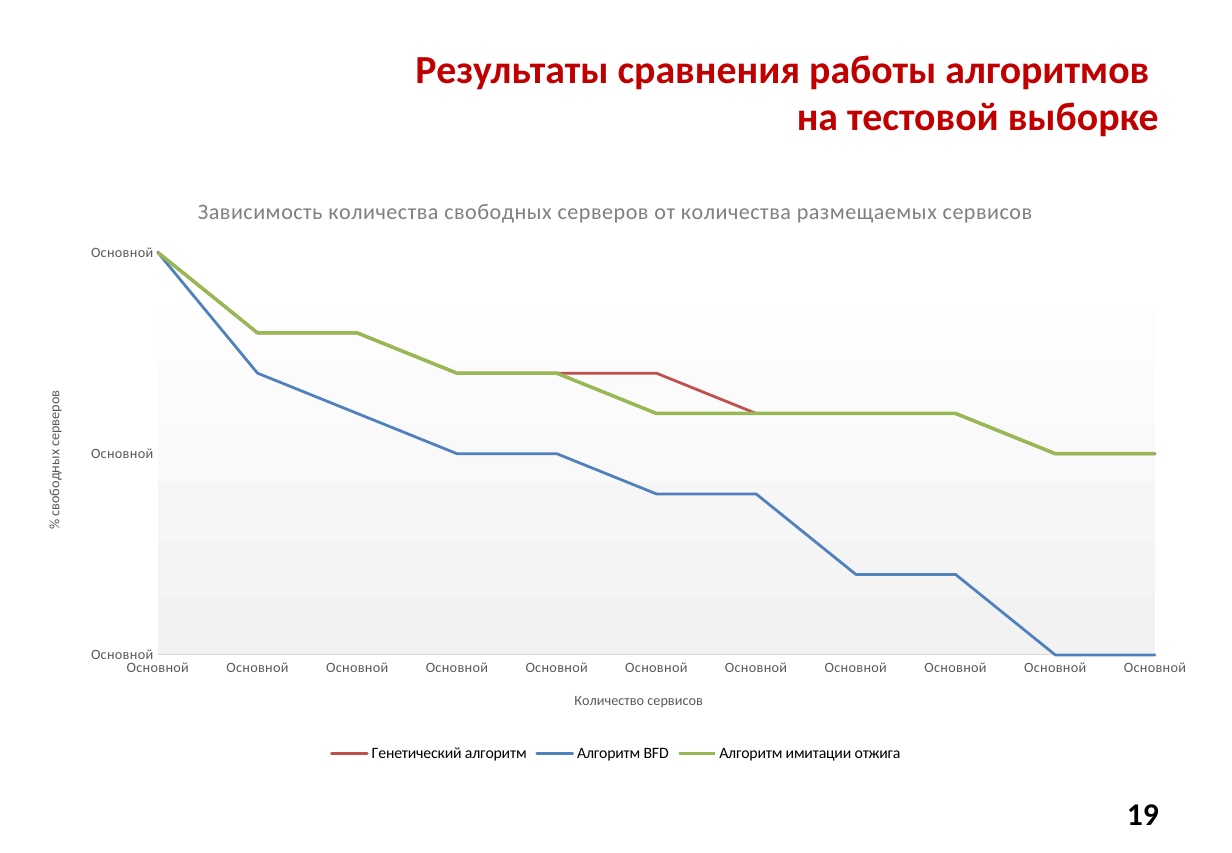
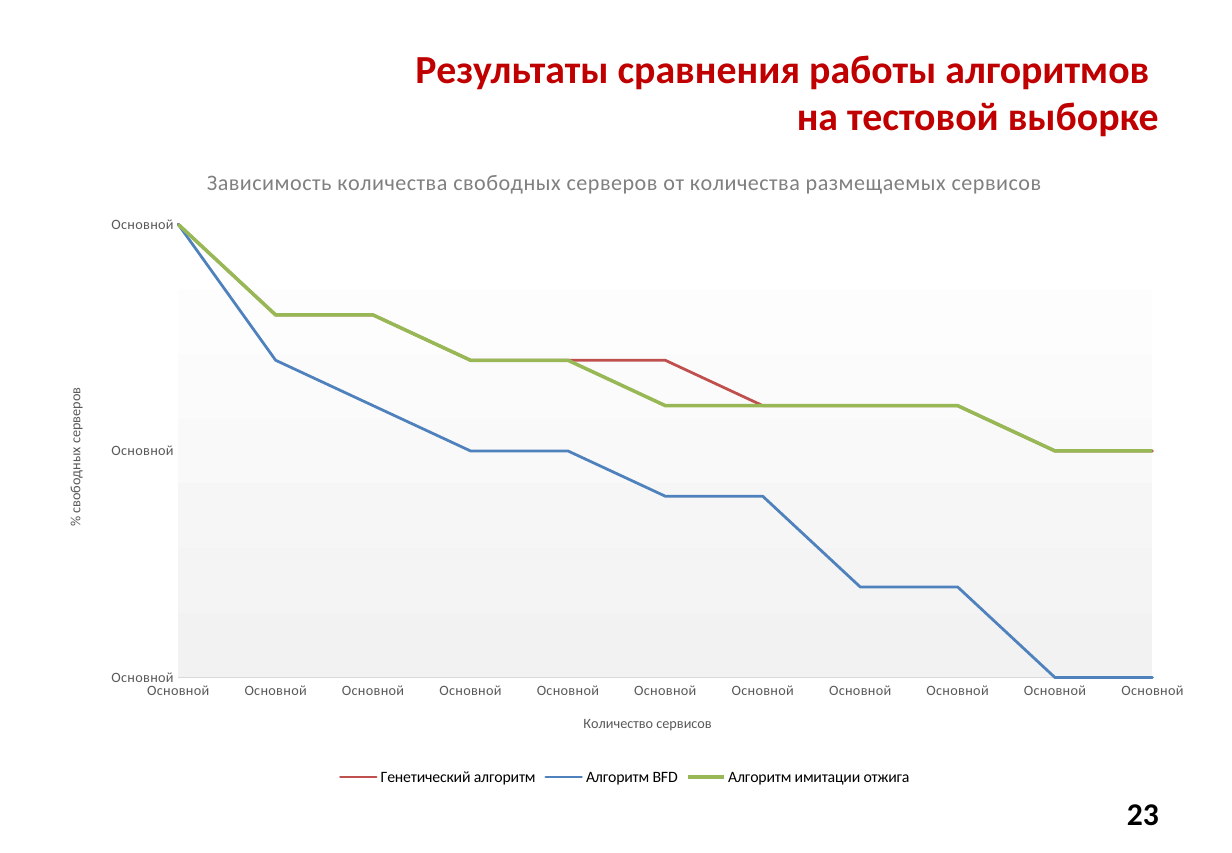
Before and after one commit to Alex-made/diplom, a slide deck: slide 23 of Презентация/Презентация диплома.pptx (slide 19 before the commit). Drawn at 1232x853 pixels with LibreOffice and Linux fonts; fonts in the diff are those of the drawing; background and template pictures are left out. Boxes give left, top, right and bottom in pixels: in the first picture for what was removed or moved away, otherwise in the second. Text is boxed around its words. In the diff, an @@ line names an element or a change of style, - is before the commit and + after.

```diff
--- a/Презентация/Презентация диплома.pptx
+++ b/Презентация/Презентация диплома.pptx
@@ line chart at [43,143,1208,791] @@
@@ value axis changed @@
@@ line chart: place and size @@
-line chart at [22,174,1210,767]
+line chart at [43,143,1208,791]
@@ page number at [1127,804,1159,826]: text changed @@
-19
+23
```
Also in this commit, not shown: 10 other slides changed, 9 slides added, 2 slides removed, 2 other files.
